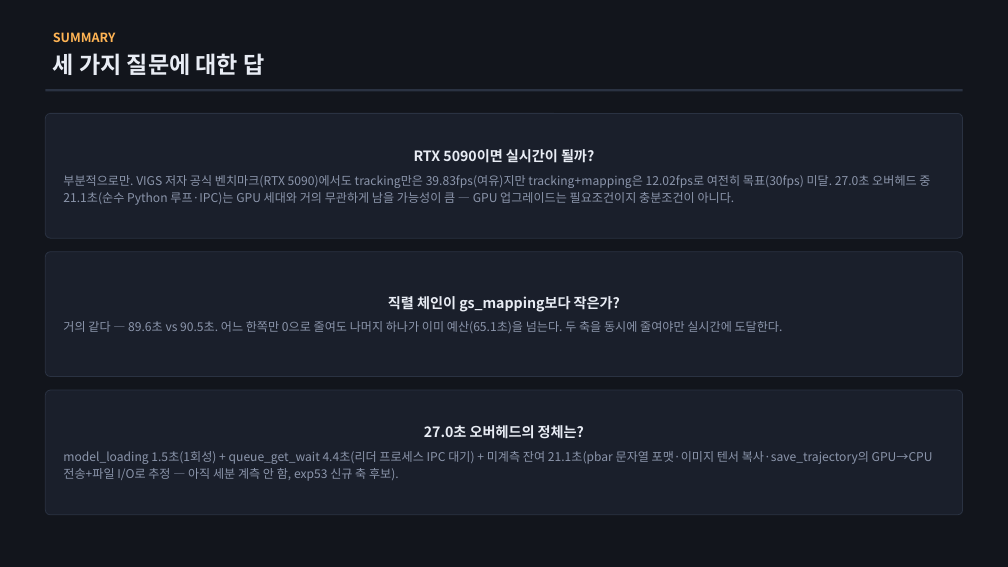
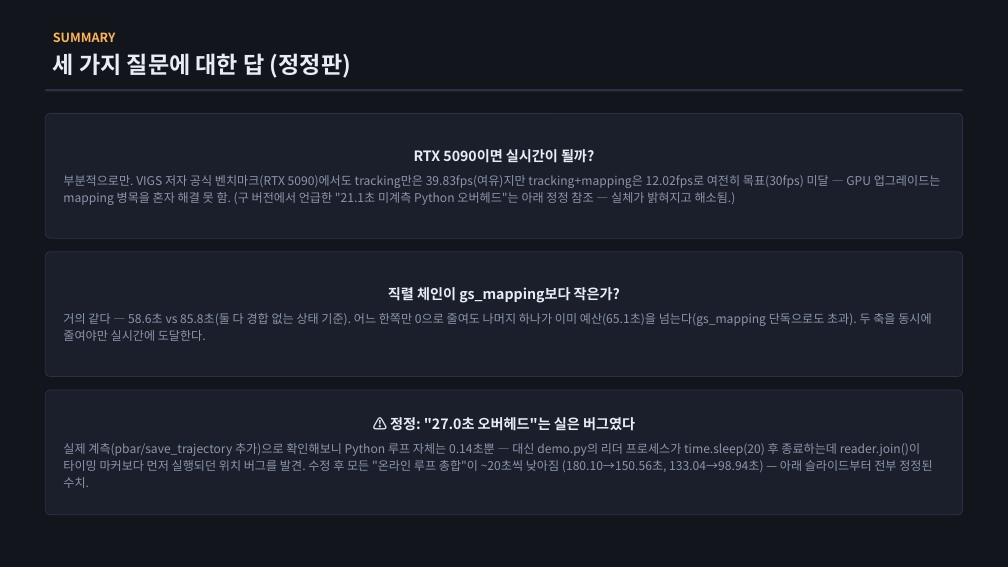
Before and after one commit to sawo0150/gs_floaterLab, a slide deck: slide 2 of context/ppt/ppt0720/vigs_realtime_timeline_0720.pptx. Drawn at 1008x567 pixels with LibreOffice and Linux fonts; fonts in the diff are those of the drawing. Boxes give left, top, right and bottom in pixels: in the first picture for what was removed or moved away, otherwise in the second. Text is boxed around its words. In the diff, an @@ line names an element or a change of style, - is before the commit and + after.

```diff
--- a/context/ppt/ppt0720/vigs_realtime_timeline_0720.pptx
+++ b/context/ppt/ppt0720/vigs_realtime_timeline_0720.pptx
@@ text at [53,53,351,78]: text changed @@
-세 가지 질문에 대한 답
+세 가지 질문에 대한 답 (정정판)
@@ text in rounded rectangle at [63,175,941,205]: text changed @@
-부분적으로만. VIGS 저자 공식 벤치마크(RTX 5090)에서도 tracking만은 39.83fps(여유)지만 tracking+mapping은 12.02fps로 여전히 목표(30fps) 미달. 27.0초 오버헤드 중 21.1초(순수 Python 루프·IPC)는 GPU 세대와 거의 무관하게 남을 가능성이 큼 — GPU 업그레이드는 필요조건이지 충분조건이 아니다.
+부분적으로만. VIGS 저자 공식 벤치마크(RTX 5090)에서도 tracking만은 39.83fps(여유)지만 tracking+mapping은 12.02fps로 여전히 목표(30fps) 미달 — GPU 업그레이드는 mapping 병목을 혼자 해결 못 함. (구 버전에서 언급한 "21.1초 미계측 Python 오버헤드"는 아래 정정 참조 — 실체가 밝혀지고 해소됨.)
@@ text in rounded rectangle at [63,313,931,341]: text changed @@
-거의 같다 — 89.6초 vs 90.5초. 어느 한쪽만 0으로 줄여도 나머지 하나가 이미 예산(65.1초)을 넘는다. 두 축을 동시에 줄여야만 실시간에 도달한다.
+거의 같다 — 58.6초 vs 85.8초(둘 다 경합 없는 상태 기준). 어느 한쪽만 0으로 줄여도 나머지 하나가 이미 예산(65.1초)을 넘는다(gs_mapping 단독으로도 초과). 두 축을 동시에 줄여야만 실시간에 도달한다.
@@ text in rounded rectangle at [63,417,932,488]: text changed @@
-27.0초 오버헤드의 정체는?
-model_loading 1.5초(1회성) + queue_get_wait 4.4초(리더 프로세스 IPC 대기) + 미계측 잔여 21.1초(pbar 문자열 포맷·이미지 텐서 복사·save_trajectory의 GPU→CPU 전송+파일 I/O로 추정 — 아직 세분 계측 안 함, exp53 신규 축 후보).
+⚠ 정정: "27.0초 오버헤드"는 실은 버그였다
+실제 계측(pbar/save_trajectory 추가)으로 확인해보니 Python 루프 자체는 0.14초뿐 — 대신 demo.py의 리더 프로세스가 time.sleep(20) 후 종료하는데 reader.join()이 타이밍 마커보다 먼저 실행되던 위치 버그를 발견. 수정 후 모든 "온라인 루프 총합"이 ~20초씩 낮아짐 (180.10→150.56초, 133.04→98.94초) — 아래 슬라이드부터 전부 정정된 수치.
```
Also in this commit, not shown: 7 other slides changed, 2 slides added, 13 other files.
